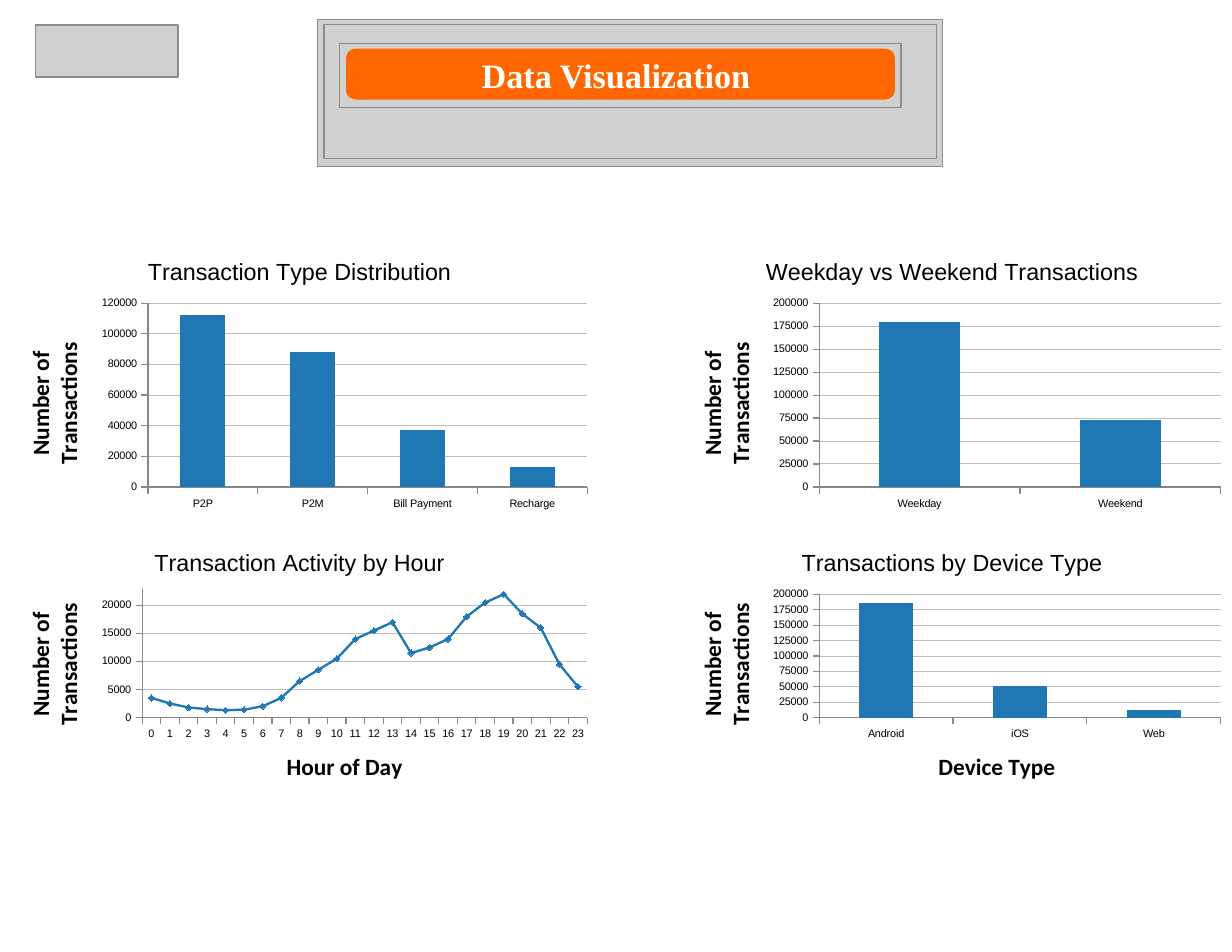
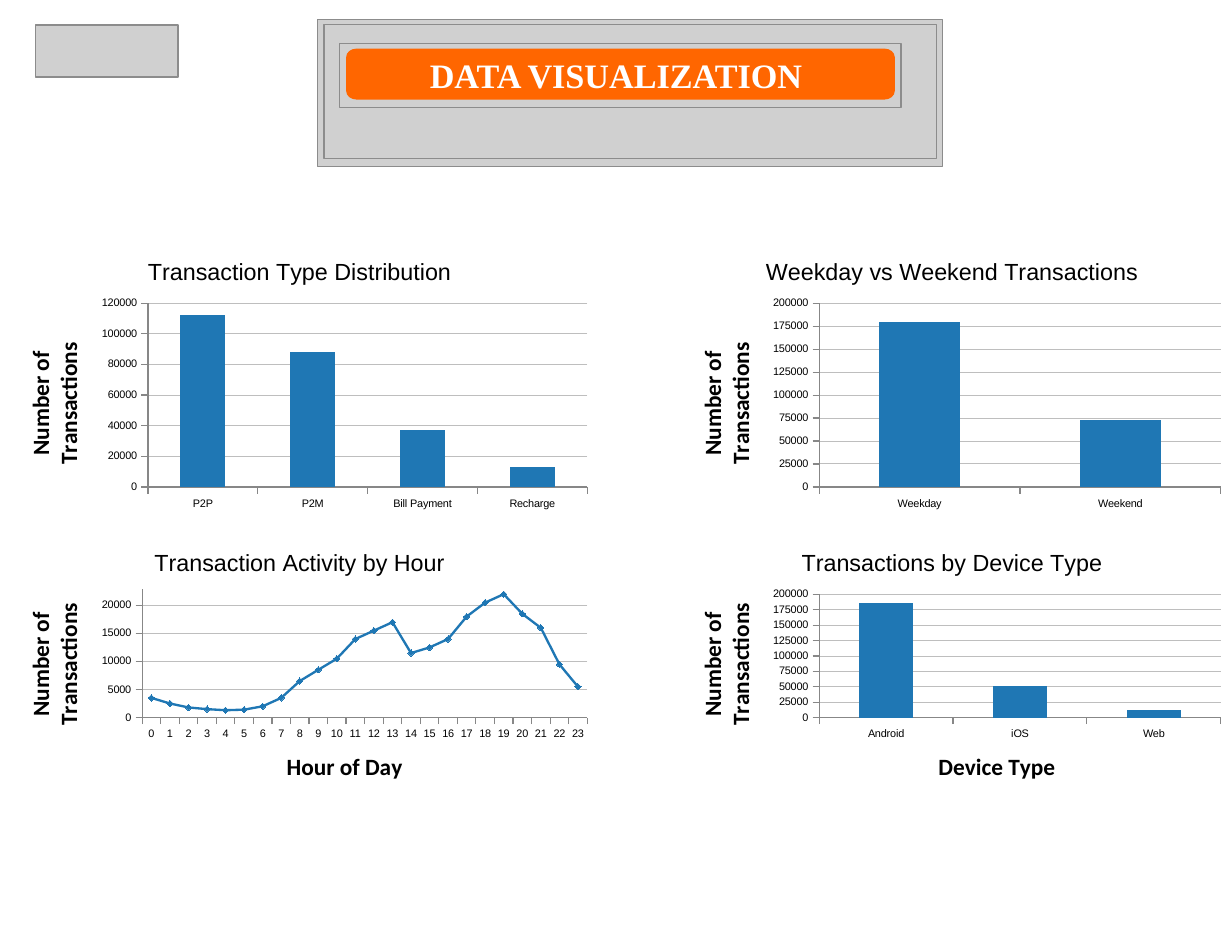
Before and after one commit to ManojReddyTetala/UPI-Transaction-Analysis, a slide deck: slide 11 of PPTs/REVIEW - 2.pptx. Drawn at 1232x952 pixels with LibreOffice and Linux fonts; fonts in the diff are those of the drawing; grey boxes stand for pictures. Boxes give left, top, right and bottom in pixels: in the first picture for what was removed or moved away, otherwise in the second. Text is boxed around its words. In the diff, an @@ line names an element or a change of style, - is before the commit and + after.

```diff
--- a/PPTs/REVIEW - 2.pptx
+++ b/PPTs/REVIEW - 2.pptx
@@ text at [430, 65, 803, 89]: text changed @@
-Data Visualization
+DATA VISUALIZATION
```
Also in this commit, not shown: 10 other slides changed, 3 other files.
